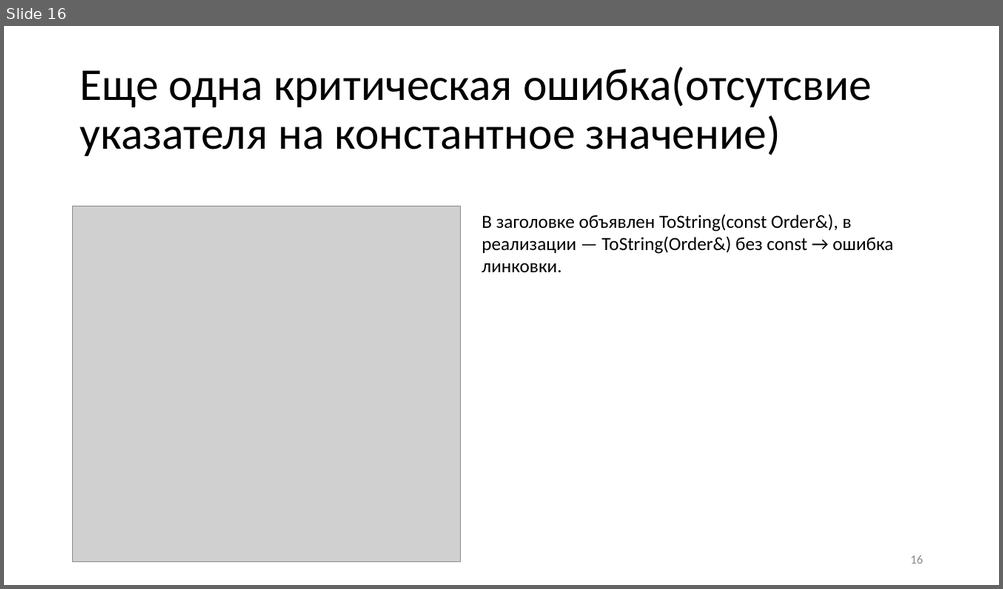
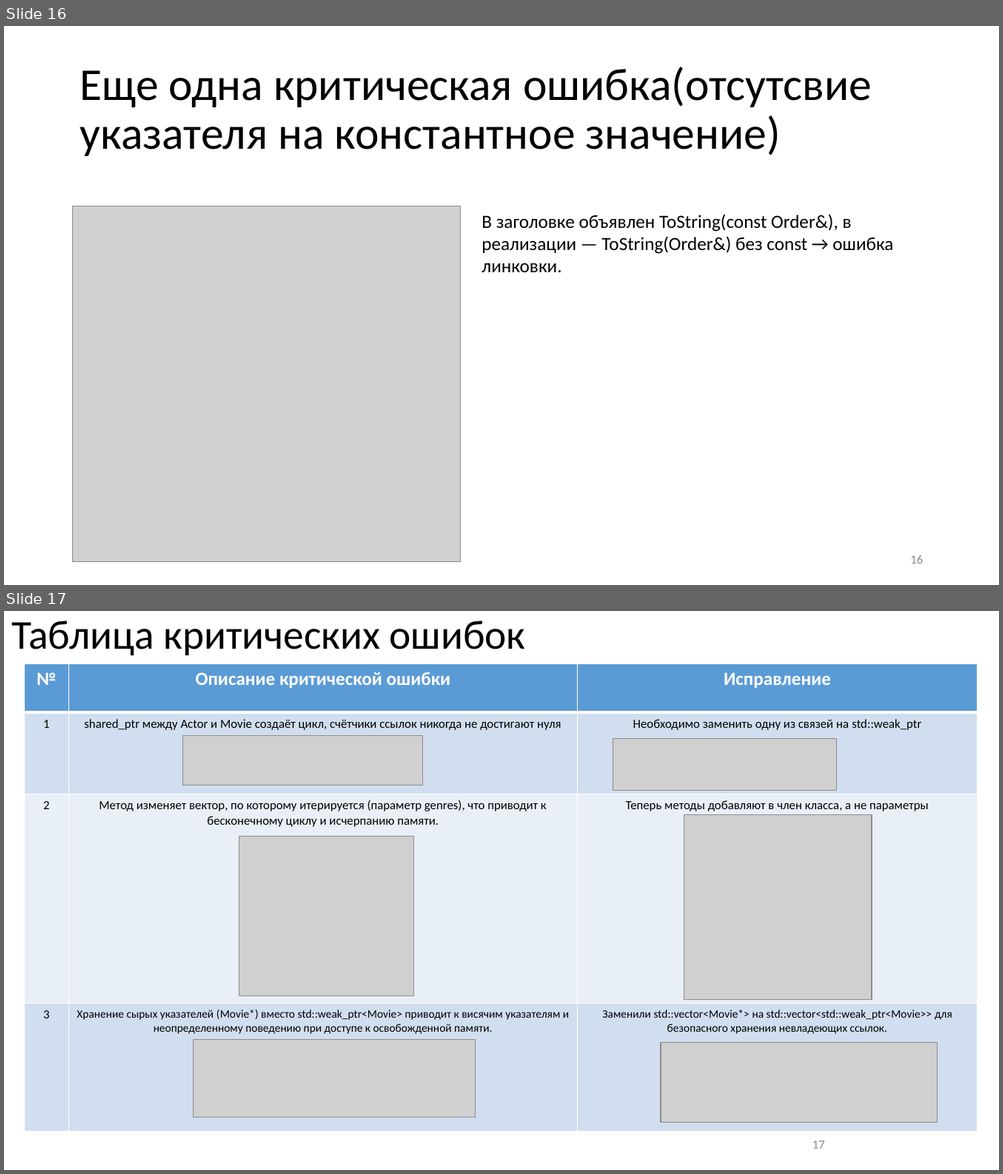
Before and after one commit to NebovarenkovStepan/ReverseEngineering_TKI_341, a slide deck: Task7/Лр7_KodusAI Небоваренков Зверь.pptx. Shown one above the other, each under a label of ours: slide 16 before the commit, slides 16 and 17 after it. The pictures are 1003x589 and 1003x1174 pixels, drawn with LibreOffice and Linux fonts; fonts in the diff are those of the drawing; grey boxes stand for pictures. Boxes give left, top, right and bottom in pixels: in the first picture for what was removed or moved away, otherwise in the second. Text is boxed around its words. In the diff, an @@ line names an element or a change of style, - is before the commit and + after.

```diff
--- a/Task7/Лр7_KodusAI Небоваренков Зверь.pptx
+++ b/Task7/Лр7_KodusAI Небоваренков Зверь.pptx
@@ slide 17 added at bbox=[4, 611, 999, 1170], background #FFFFFF @@
@@ title added at bbox=[11, 621, 526, 655], 39.6 pt, text #000000 @@
+Таблица критических ошибок
@@ table added at bbox=[24, 664, 978, 1132], 4 rows, 3 columns @@
+№ | Описание критической ошибки | Исправление
+1 | shared_ptr между Actor и Movie создаёт цикл, счётчики ссылок никогда не достигают нуля | Необходимо заменить одну из связей на std::weak_ptr
+2 | Метод изменяет вектор, по которому итерируется (параметр genres), что приводит к бесконечному циклу и исчерпанию памяти. | Теперь методы добавляют в член класса, а не параметры
+3 | Хранение сырых указателей (Movie*) вместо std::weak_ptr<Movie> приводит к висячим указателям и неопределенному поведению при доступе к освобожденной памяти. | Заменили std::vector<Movie*> на std::vector<std::weak_ptr<Movie>> для безопасного хранения невладеющих ссылок.
@@ picture added at bbox=[182, 735, 422, 786] @@
@@ picture added at bbox=[613, 738, 836, 790] @@
@@ picture added at bbox=[684, 815, 872, 1000] @@
@@ picture added at bbox=[239, 836, 415, 996] @@
@@ picture added at bbox=[193, 1040, 475, 1119] @@
@@ picture added at bbox=[660, 1043, 936, 1123] @@
@@ page number added at bbox=[812, 1141, 825, 1149], 12 pt, text #8C8C8C @@
+17
```
Also in this commit, not shown: 1 slide changed, 2 other slides added.
